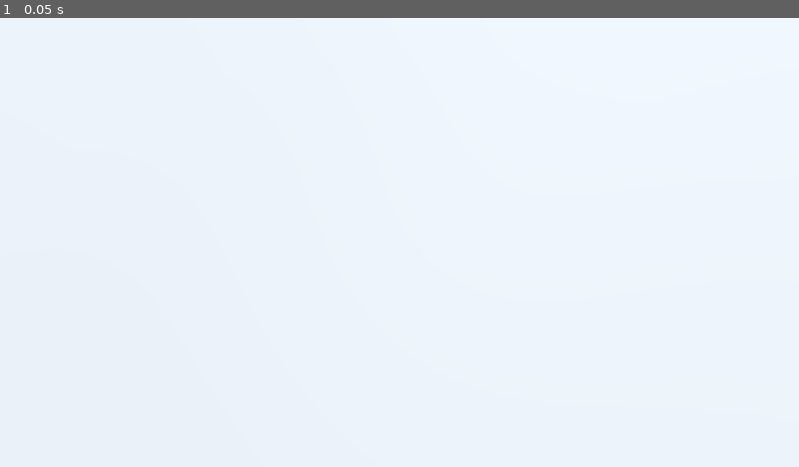
Above: before the commit, frame 1.
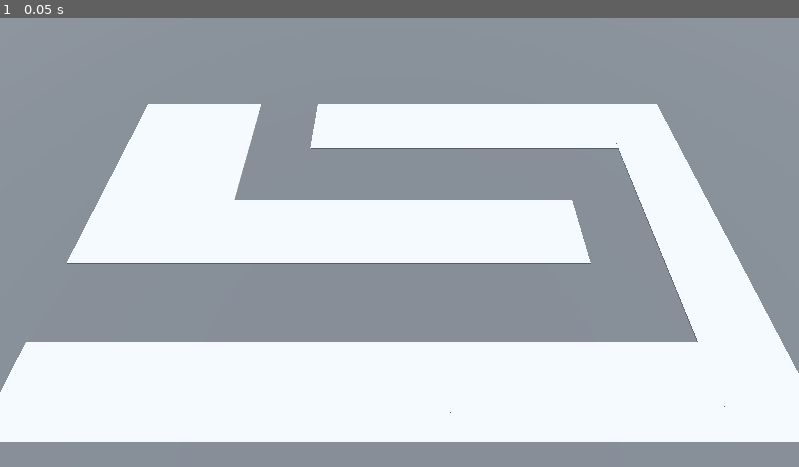
Above: after the commit, the same moment.

Repository: caiobribeiro/godot-barbarian-blaster
Game: Godot game, scene res://scene/base_level.tscn
The game is run twice, just before and just after one commit, with the same random seed, the same clock (stepped at 60 frames per second) and the same inputs. The project has no main scene, so this scene is started directly.
Inputs:
- Up to frame 1 (0.05 s): no input

The runs differ from the first frame. In frame 1, 58% of the frame differs, in the area x 0-100%, y 0-100%.

Commit message:
feat: gridmap configuration and path drawn

Diff:
--- a/MeshLibraries/SpaceLibrary.tscn
+++ b/MeshLibraries/SpaceLibrary.tscn
@@ -23,6 +23,7 @@
 [node name="SpaceLibrary" type="Node3D"]
 
 [node name="FreeSpace" type="MeshInstance3D" parent="."]
+transform = Transform3D(-4.37114e-08, -1, 0, 1, -4.37114e-08, 0, 0, 0, 1, 0, 0, 0)
 mesh = SubResource("BoxMesh_2a4ik")
 
 [node name="StaticBody3D" type="StaticBody3D" parent="FreeSpace"]
@@ -31,6 +32,7 @@
 shape = SubResource("ConcavePolygonShape3D_2a4ik")
 
 [node name="TurretBase" type="MeshInstance3D" parent="."]
+transform = Transform3D(-4.37114e-08, -1, 0, 1, -4.37114e-08, 0, 0, 0, 1, 0, 0, 0)
 mesh = SubResource("BoxMesh_05dan")
 
 [node name="StaticBody3D" type="StaticBody3D" parent="TurretBase"]
--- a/scene/base_level.tscn
+++ b/scene/base_level.tscn
@@ -1,4 +1,6 @@
-[gd_scene load_steps=4 format=3 uid="uid://c0so72jchmhsr"]
+[gd_scene load_steps=6 format=3 uid="uid://c0so72jchmhsr"]
+
+[ext_resource type="MeshLibrary" uid="uid://igrrih3h8mf4" path="res://MeshLibraries/SpaceLibrary.tres" id="1_em2pb"]
 
 [sub_resource type="ProceduralSkyMaterial" id="ProceduralSkyMaterial_h8jo4"]
 sky_horizon_color = Color(0.662243, 0.671743, 0.686743, 1)
@@ -13,6 +15,9 @@
 tonemap_mode = 2
 glow_enabled = true
 
+[sub_resource type="StandardMaterial3D" id="StandardMaterial3D_em2pb"]
+albedo_color = Color(0.266667, 0.266667, 0.266667, 1)
+
 [node name="BaseLevel" type="Node3D"]
 
 [node name="WorldEnvironment" type="WorldEnvironment" parent="."]
@@ -25,6 +30,15 @@
 [node name="CSGBox3D" type="CSGBox3D" parent="."]
 transform = Transform3D(1, 0, 0, 0, 1, 0, 0, 0, 1, 0, -1, 0)
 size = Vector3(100, 2, 100)
+material = SubResource("StandardMaterial3D_em2pb")
 
 [node name="Camera3D" type="Camera3D" parent="."]
-transform = Transform3D(1, 0, 0, 0, 0.422618, 0.906308, 0, -0.906308, 0.422618, 0, 14.5, 9.5)
+transform = Transform3D(1, 0, 0, 0, 0.422618, 0.906308, 0, -0.906308, 0.422618, 1.78633, 14.6778, 9.59334)
+
+[node name="GridMap" type="GridMap" parent="."]
+mesh_library = ExtResource("1_em2pb")
+cell_size = Vector3(4, 4, 4)
+cell_center_y = false
+data = {
+"cells": PackedInt32Array(65532, 65534, 131072, 65532, 65535, 131072, 65532, 0, 131072, 65532, 2, 131072, 65534, 2, 131072, 65535, 2, 131072, 0, 2, 131072, 1, 2, 131072, 2, 2, 131072, 3, 2, 131072, 3, 65534, 131072, 2, 65534, 131072, 1, 65534, 131072, 0, 65534, 131072, 65533, 65534, 131072, 4, 65534, 131072, 4, 65535, 131072, 4, 0, 131072, 4, 1, 131072, 4, 2, 131072, 65533, 2, 131072, 65533, 65535, 131072, 65533, 0, 131072, 65534, 0, 131072, 65535, 0, 131072, 0, 0, 131072, 1, 0, 131072, 2, 0, 131072, 65535, 65534, 131072)
+}
Not shown: 4 places in MeshLibraries/SpaceLibrary.tres that only renumber resources
